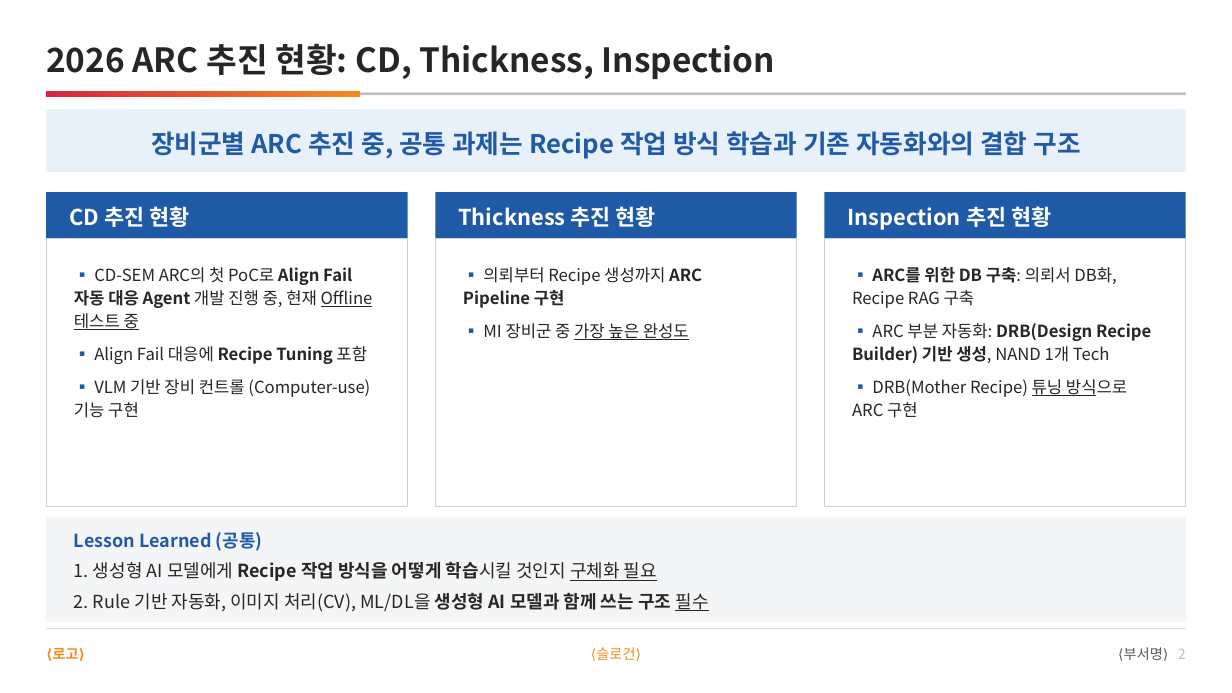
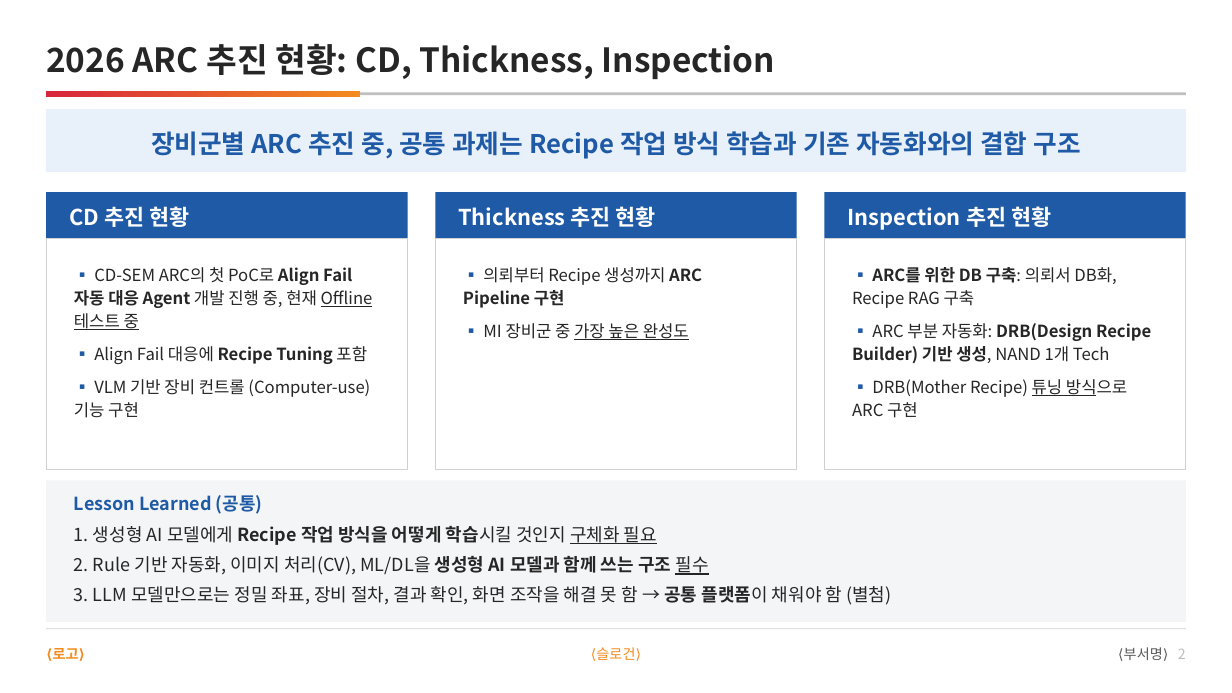
Before and after one commit to DarrenKoi/pm_notes, a slide deck: slide 2 of my-task/arc-tf/deliverables/arc-tf-proposal.pptx. Drawn at 1232x693 pixels with LibreOffice and Linux fonts; fonts in the diff are those of the drawing. Boxes give left, top, right and bottom in pixels: in the first picture for what was removed or moved away, otherwise in the second. Text is boxed around its words. In the diff, an @@ line names an element or a change of style, - is before the commit and + after.

```diff
--- a/my-task/arc-tf/deliverables/arc-tf-proposal.pptx
+++ b/my-task/arc-tf/deliverables/arc-tf-proposal.pptx
@@ rectangle: place and size @@
-rectangle at <box>46,238,408,506</box>
+rectangle at <box>46,238,408,470</box>
@@ rectangle: place and size @@
-rectangle at <box>435,238,797,506</box>
+rectangle at <box>435,238,797,470</box>
@@ rectangle: place and size @@
-rectangle at <box>824,238,1186,506</box>
+rectangle at <box>824,238,1186,470</box>
@@ rectangle: place and size @@
-rectangle at <box>46,518,1186,622</box>
+rectangle at <box>46,481,1186,622</box>
@@ text "Lesson Learned (공통)": place and size @@
-text "Lesson Learned (공통)" at <box>74,532,708,612</box>
+text "Lesson Learned (공통)" at <box>74,495,891,605</box>
@@ text at <box>74,586,891,605</box>: paragraph added @@
+3. LLM 모델만으로는 정밀 좌표, 장비 절차, 결과 확인, 화면 조작을 해결 못 함 → 공통 플랫폼이 채워야 함 (별첨)
```
Also in this commit, not shown: 10 other slides changed, 9 other files.
